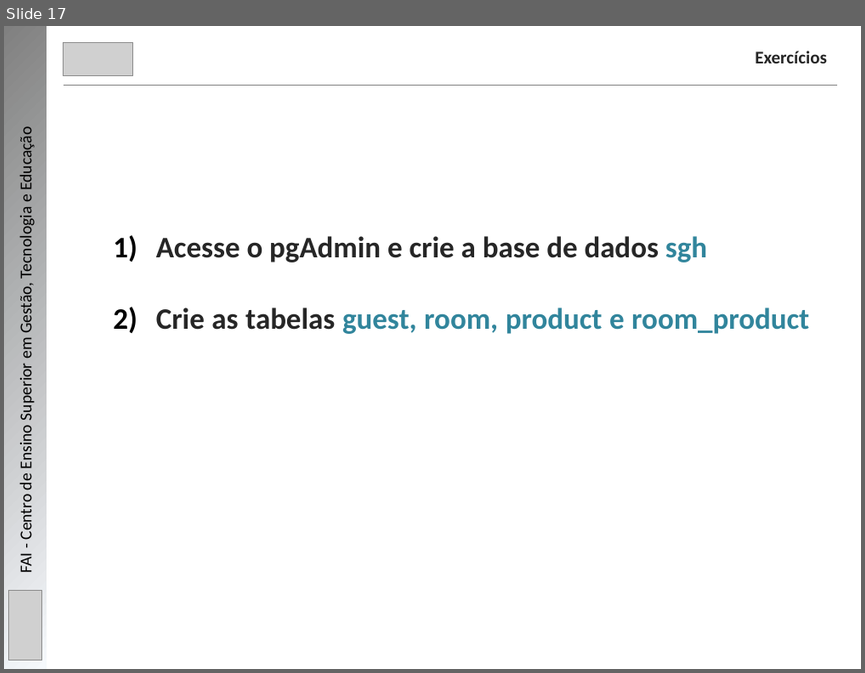
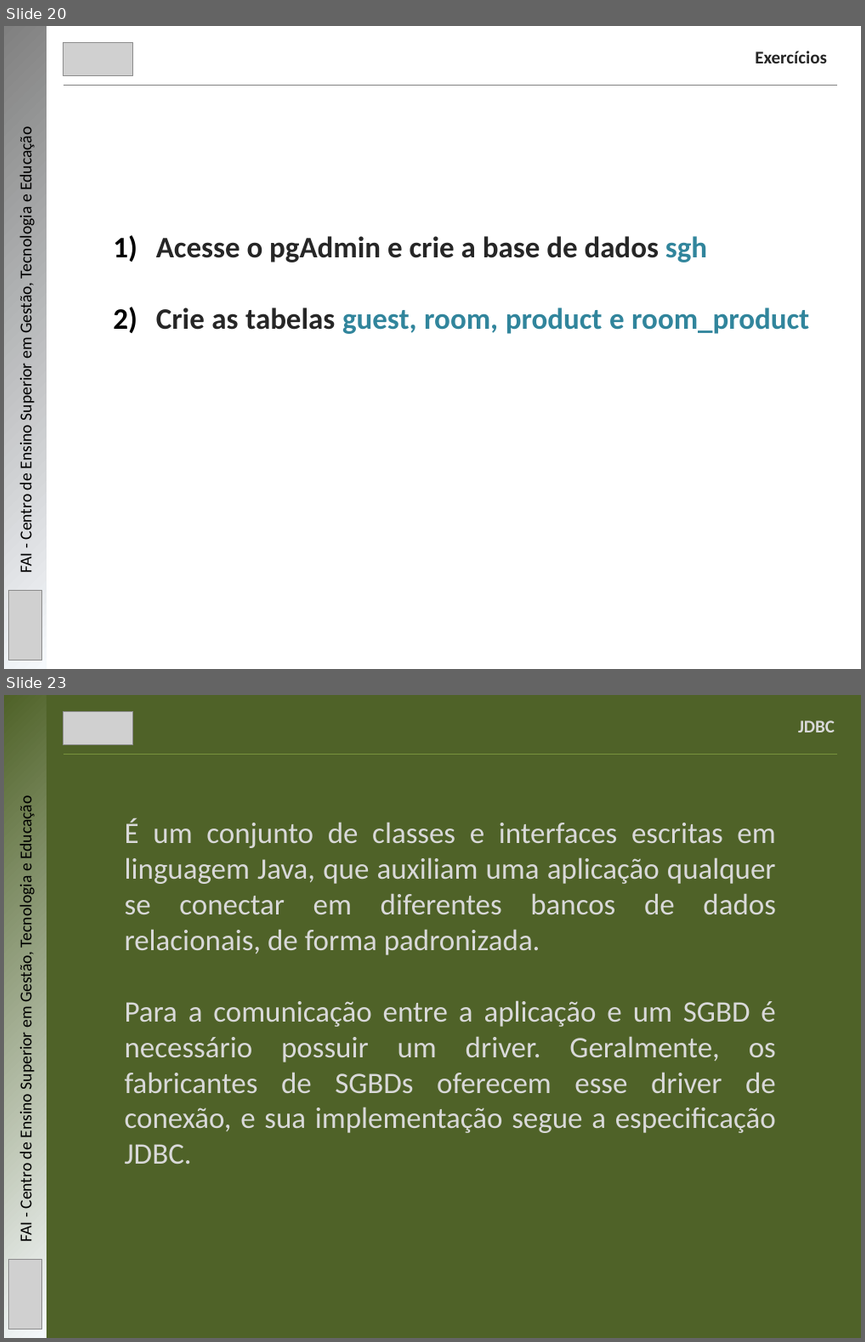
Before and after one commit to mbernardesp/lab-dev-software-sgh, a slide deck: slides/java-com-banco-de-dados.pptx. Shown one above the other, each under a label of ours: slide 17 before the commit, slides 20 and 23 after it; the slides between them are not shown. The pictures are 865x673 and 865x1342 pixels, drawn with LibreOffice and Linux fonts; fonts in the diff are those of the drawing; grey boxes stand for pictures. Boxes give left, top, right and bottom in pixels: in the first picture for what was removed or moved away, otherwise in the second. Text is boxed around its words. In the diff, an @@ line names an element or a change of style, - is before the commit and + after.

Commit message:
- Atualização do slide Java com banco de dados

```diff
--- a/slides/java-com-banco-de-dados.pptx
+++ b/slides/java-com-banco-de-dados.pptx
@@ slide 23 added at (4, 695, 861, 1338), background #4F6228 @@
@@ rectangle added at (4, 695, 46, 1338), fill gradient #F6F9FC to #4F6228 @@
@@ picture added at (64, 711, 133, 744) @@
@@ text added at (798, 721, 834, 732), 15 pt, text #D9D9D9, bold @@
+JDBC
@@ line added from (64, 755) to (837, 755), #4F6228 0.75 pt @@
@@ text added at (16, 801, 36, 1241), 14 pt, text #000000 @@
+FAI - Centro de Ensino Superior em Gestão, Tecnologia e Educação
@@ text added at (125, 818, 776, 1163), 25 pt, text #D9D9D9 @@
+É um conjunto de classes e interfaces escritas em linguagem Java, que auxiliam uma aplicação qualquer se conectar em diferentes bancos de dados relacionais, de forma padronizada.
+Para a comunicação entre a aplicação e um SGBD é necessário possuir um driver. Geralmente, os fabricantes de SGBDs oferecem esse driver de conexão, e sua implementação segue a especificação JDBC.
@@ picture added at (9, 1259, 42, 1329) @@
@@ what was slide 17 is now slide 20 @@
```
Also in this commit, not shown: 9 slides changed, 7 other slides added, 2 other files.
